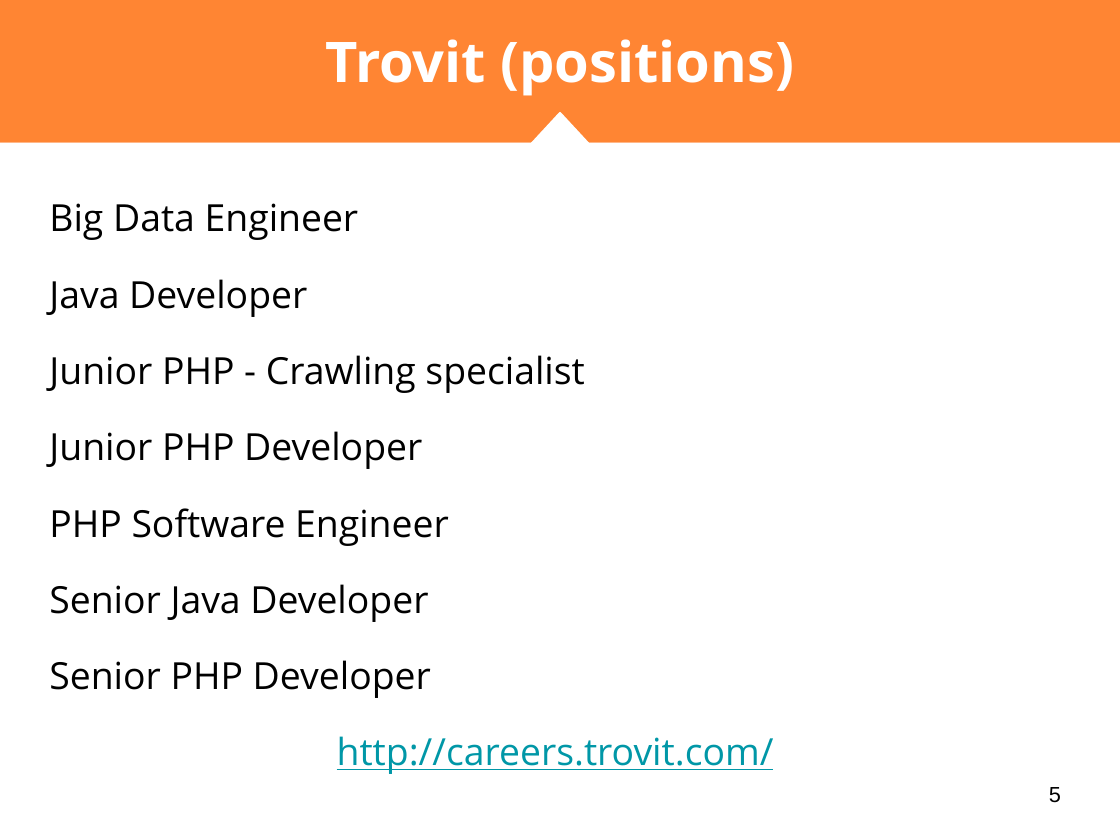
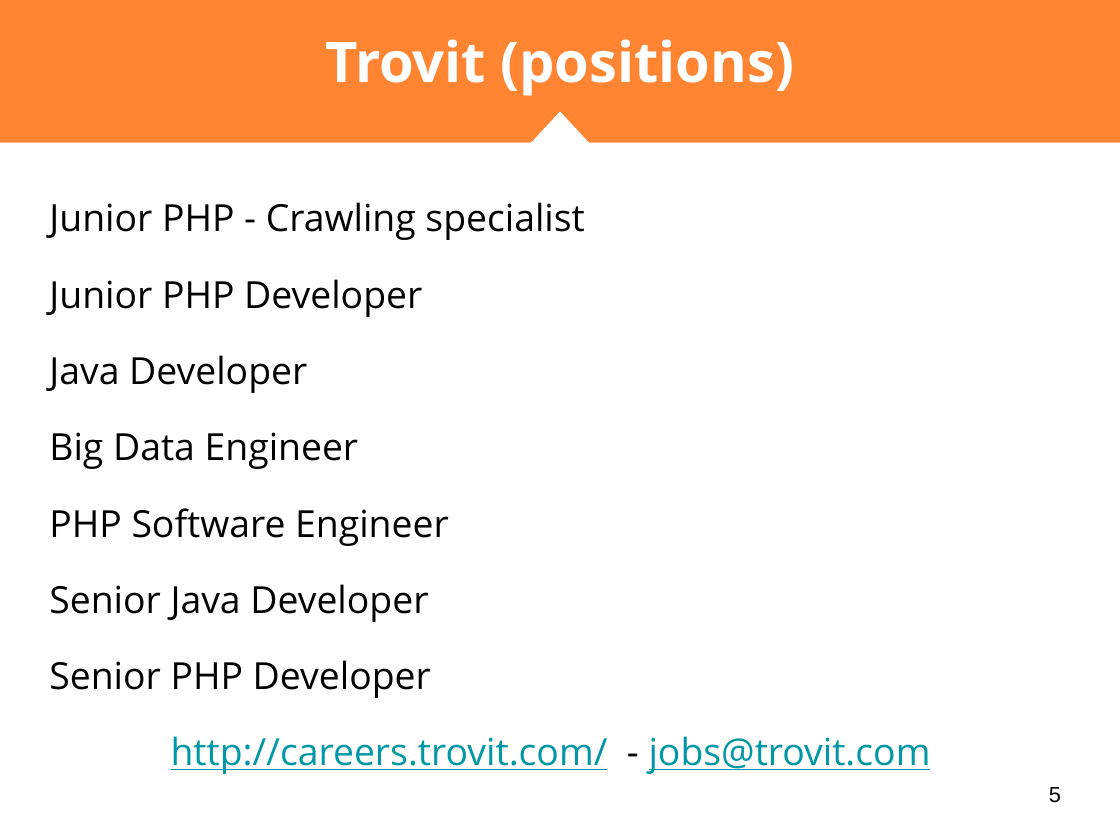
Before and after one commit to nmaletm/git-presentation, a slide deck: slide 5 of Presentations/P3.2 - Conclusio.pptx. Drawn at 1120x840 pixels with LibreOffice and Linux fonts; fonts in the diff are those of the drawing. Boxes give left, top, right and bottom in pixels: in the first picture for what was removed or moved away, otherwise in the second. Text is boxed around its words. In the diff, an @@ line names an element or a change of style, - is before the commit and + after.

Commit message:
Update presentations

```diff
--- a/Presentations/P3.2 - Conclusio.pptx
+++ b/Presentations/P3.2 - Conclusio.pptx
@@ text at (49,203,359,317): paragraphs removed @@
-Big Data Engineer
-Java Developer
@@ text at (49,355,359,469): paragraphs added @@
+Java Developer
+Big Data Engineer
@@ text at (171,736,931,774): text changed @@
-http://careers.trovit.com/
+http://careers.trovit.com/ - jobs@trovit.com
```
Also in this commit, not shown: 1 other slide changed, 6 other files.
